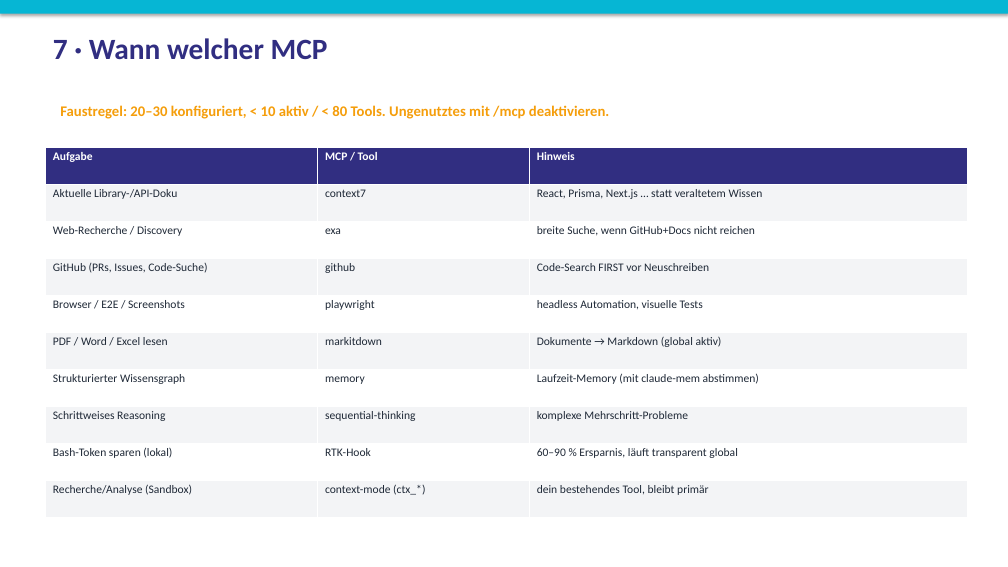
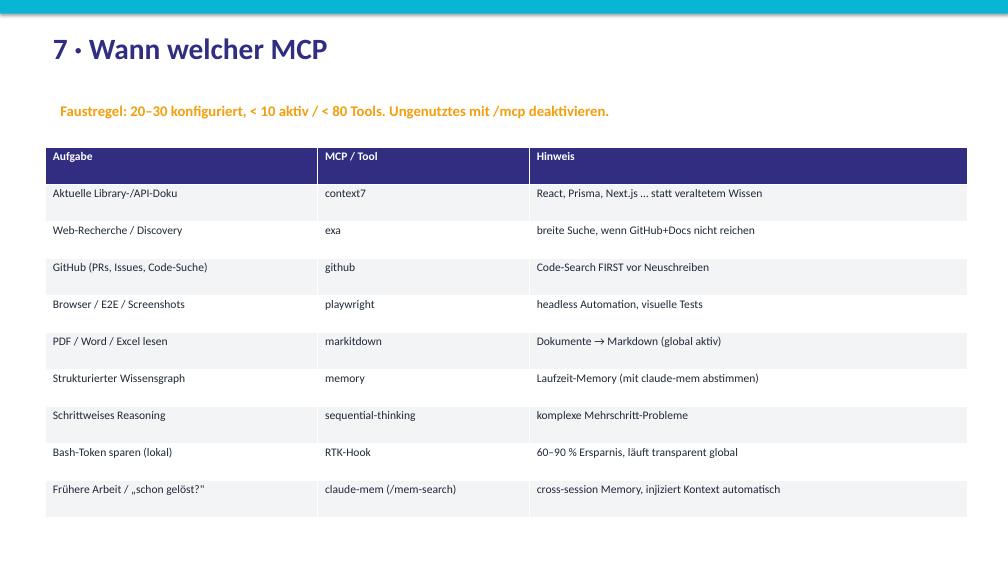
Before and after one commit to Paulee8155/Claude-Code-BestPractice, a slide deck: slide 9 of docs/ECC-Harness-Guide.de.pptx. Drawn at 1008x567 pixels with LibreOffice and Linux fonts; fonts in the diff are those of the drawing. Boxes give left, top, right and bottom in pixels: in the first picture for what was removed or moved away, otherwise in the second. Text is boxed around its words. In the diff, an @@ line names an element or a change of style, - is before the commit and + after.

```diff
--- a/docs/ECC-Harness-Guide.de.pptx
+++ b/docs/ECC-Harness-Guide.de.pptx
@@ table at [45, 147, 968, 518] @@
-row 10: Recherche/Analyse (Sandbox) | context-mode (ctx_*) | dein bestehendes Tool, bleibt primär
+row 10: Frühere Arbeit / „schon gelöst?" | claude-mem (/mem-search) | cross-session Memory, injiziert Kontext automatisch
```
Also in this commit, not shown: 6 other slides changed, 1 slide added, 1 slide removed, 17 other files.
